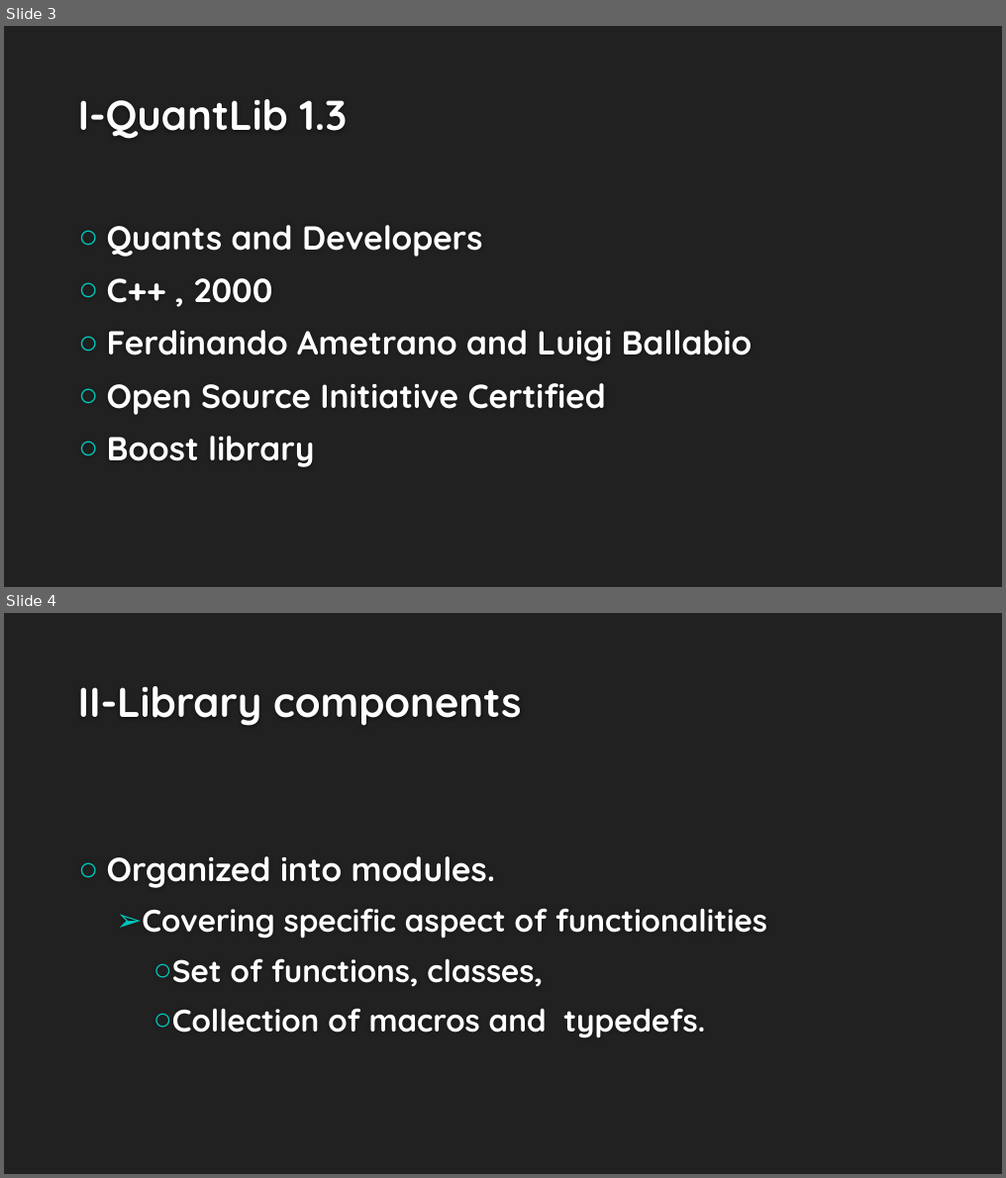
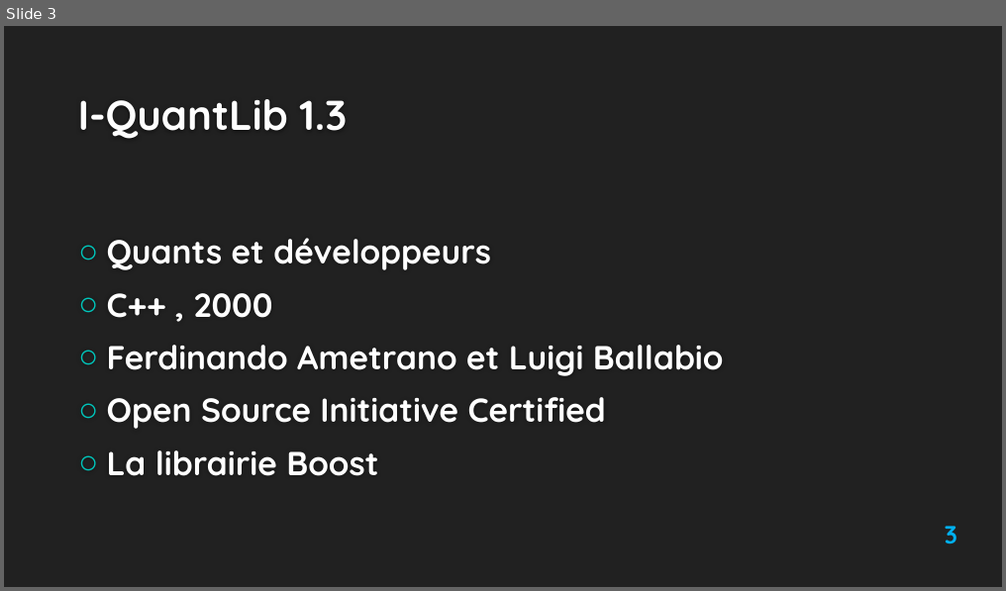
Before and after one commit to Ayadi07/Quantlib, a slide deck: report and presentation/QuantLib1.3 16-01-2014-modified version.pptx. Shown one above the other, each under a label of ours: slides 3 and 4 before the commit, slide 3 after it. The pictures are 1006x1178 and 1006x591 pixels, drawn with LibreOffice and Linux fonts; fonts in the diff are those of the drawing; background and template pictures are left out. Boxes give left, top, right and bottom in pixels: in the first picture for what was removed or moved away, otherwise in the second. Text is boxed around its words. In the diff, an @@ line names an element or a change of style, - is before the commit and + after.

```diff
--- a/report and presentation/QuantLib1.3 16-01-2014-modified version.pptx
+++ b/report and presentation/QuantLib1.3 16-01-2014-modified version.pptx
@@ slide 4 removed at bbox=[4, 613, 1002, 1174], background #212121 @@
@@ title removed at bbox=[78, 686, 521, 726] @@
-II-Library components
@@ text removed at bbox=[107, 857, 767, 1039] @@
-○ Organized into modules.
-  ➢ Covering specific aspect of functionalities
-    ○ Set of functions, classes,
-    ○ Collection of macros and typedefs.
@@ slide 3 changed as well @@
@@ text at bbox=[107, 238, 491, 271]: text changed @@
-○ Quants and Developers
+○ Quants et développeurs
@@ text at bbox=[107, 345, 724, 376]: text changed @@
-○ Ferdinando Ametrano and Luigi Ballabio
+○ Ferdinando Ametrano et Luigi Ballabio
@@ text at bbox=[107, 451, 378, 476]: text changed @@
-○ Boost library
+○ La librairie Boost
@@ page number added at bbox=[944, 526, 957, 545], 24 pt, text #00B0F0, bold @@
+3
```
Also in this commit, not shown: 4 other slides changed, 16 slides added, 7 other slides removed, 2 other files.
